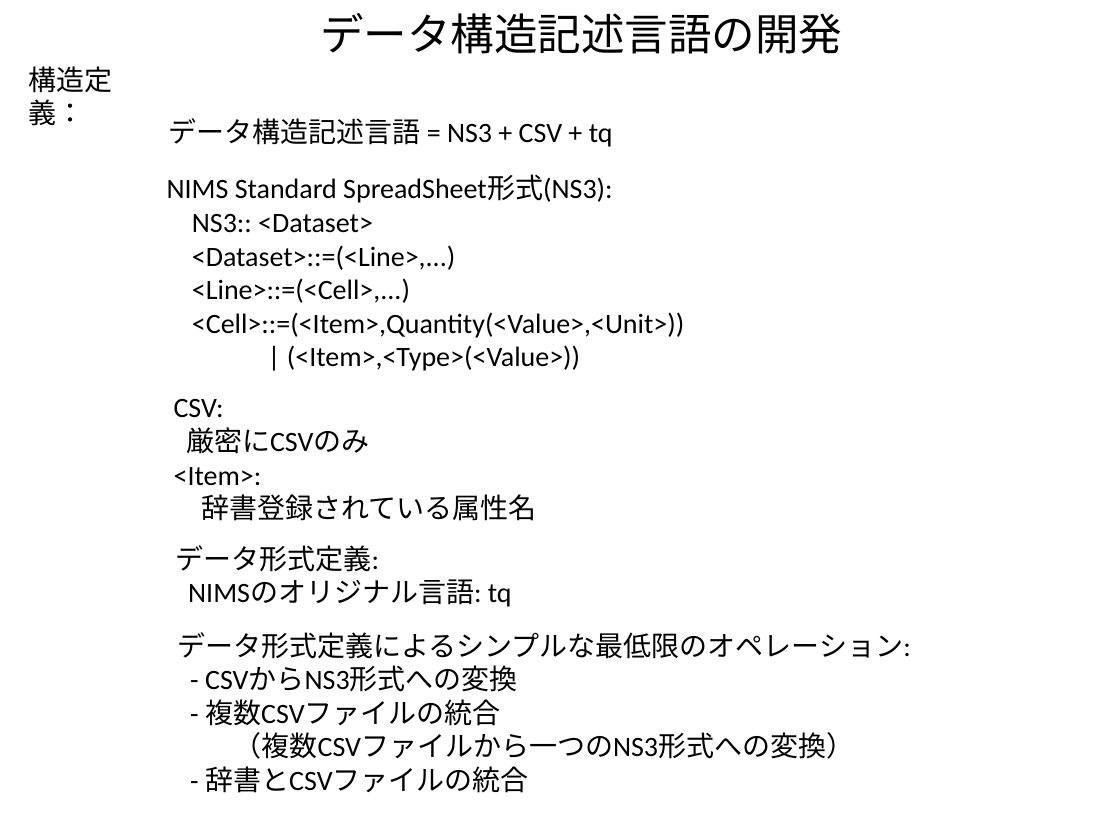
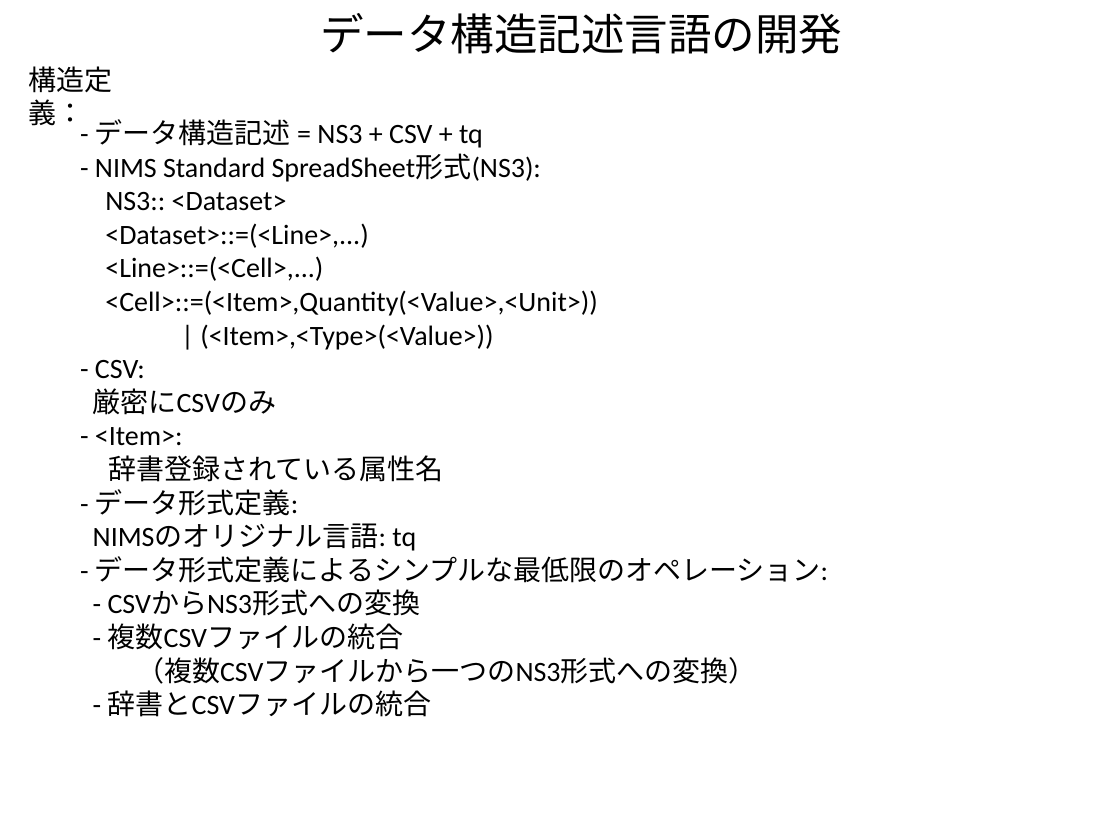
Before and after one commit to kouamano/RECURSIVE-SYSTEM, a slide deck: slide 2 of Document/tq_op_example.odp. Drawn at 1120x840 pixels with LibreOffice and Linux fonts; fonts in the diff are those of the drawing. Boxes give left, top, right and bottom in pixels: in the first picture for what was removed or moved away, otherwise in the second. Text is boxed around its words. In the diff, an @@ line names an element or a change of style, - is before the commit and + after.

```diff
--- a/Document/tq_op_example.odp
+++ b/Document/tq_op_example.odp
@@ text "- データ構造記述 = NS3 + ...": place and size @@
-text "- データ構造記述 = NS3 + ..." at box(178, 632, 911, 793)
+text "- データ構造記述 = NS3 + ..." at box(93, 119, 828, 717)
@@ text at box(93, 119, 828, 583): text changed @@
-データ形式定義によるシンプルな最低限のオペレーション:
+- データ構造記述 = NS3 + CSV + tq
+- NIMS Standard SpreadSheet形式(NS3):
+NS3:: <Dataset>
+<Dataset>::=(<Line>,...)
+<Line>::=(<Cell>,...)
+<Cell>::=(<Item>,Quantity(<Value>,<Unit>))
+| (<Item>,<Type>(<Value>))
+- CSV:
+厳密にCSVのみ
+- <Item>:
+辞書登録されている属性名
+- データ形式定義:
+NIMSのオリジナル言語: tq
+- データ形式定義によるシンプルな最低限のオペレーション:
@@ text removed at box(169, 118, 613, 147) @@
-データ構造記述言語 = NS3 + CSV + tq
@@ text removed at box(167, 175, 684, 371) @@
-NIMS Standard SpreadSheet形式(NS3):
-NS3:: <Dataset>
-<Dataset>::=(<Line>,...)
-<Line>::=(<Cell>,...)
-<Cell>::=(<Item>,Quantity(<Value>,<Unit>))
-| (<Item>,<Type>(<Value>))
@@ text removed at box(174, 399, 537, 521) @@
-CSV:
-厳密にCSVのみ
-<Item>:
-辞書登録されている属性名
@@ text removed at box(176, 545, 512, 607) @@
-データ形式定義:
-NIMSのオリジナル言語: tq
```
Also in this commit, not shown: 8 other slides changed, 1 other file.
